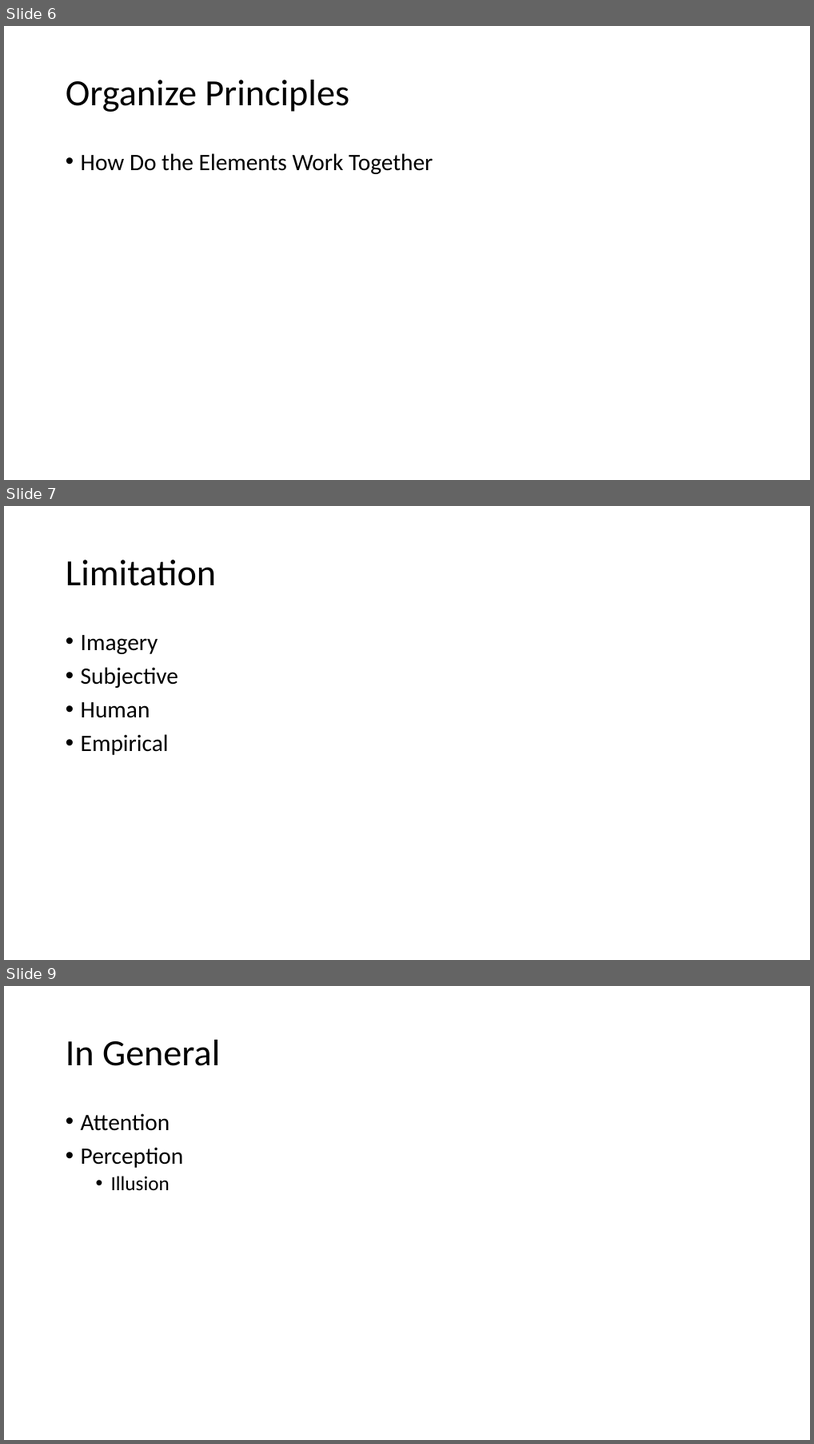
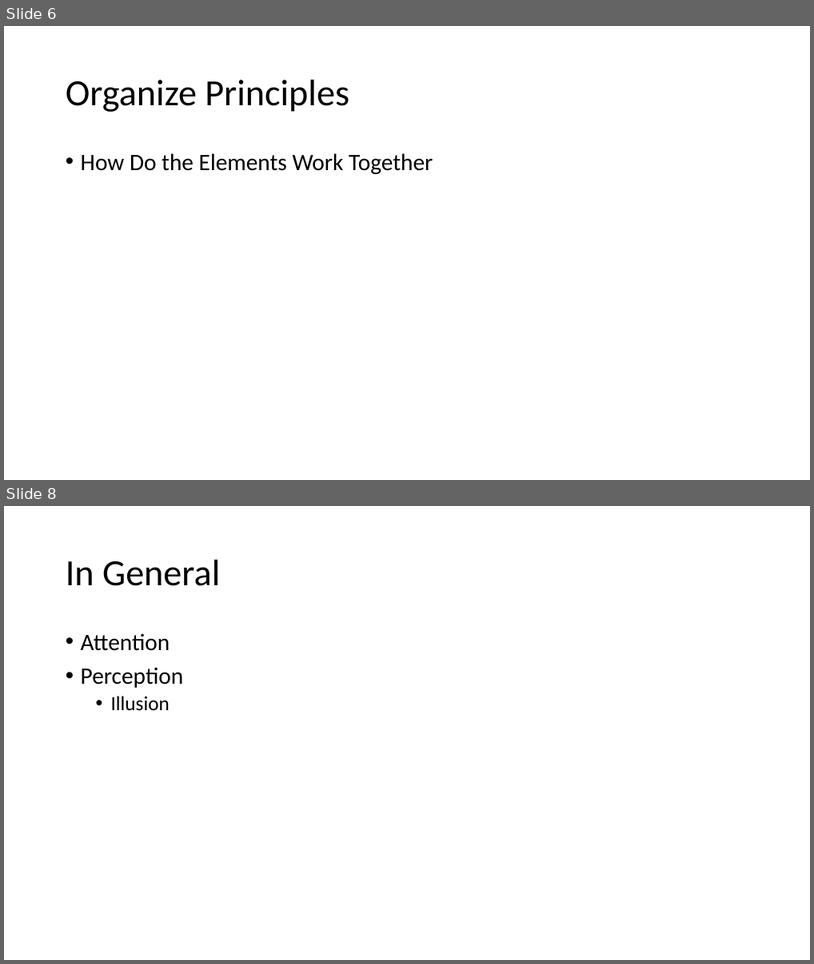
Before and after one commit to PatriciaXiao/Conclusion, a slide deck: Conclusion.pptx. Shown one above the other, each under a label of ours: slides 6, 7 and 9 before the commit, slides 6 and 8 after it; the slides between them are not shown. The pictures are 814x1444 and 814x964 pixels, drawn with LibreOffice and Linux fonts; fonts in the diff are those of the drawing. Boxes give left, top, right and bottom in pixels: in the first picture for what was removed or moved away, otherwise in the second. Text is boxed around its words. In the diff, an @@ line names an element or a change of style, - is before the commit and + after.

```diff
--- a/Conclusion.pptx
+++ b/Conclusion.pptx
@@ slide 7 removed at [4,506,810,960], background #FFFFFF @@
@@ title removed at [66,560,216,586] @@
-Limitation
@@ text removed at [81,635,178,755] @@
-• Imagery
-• Subjective
-• Human
-• Empirical
@@ what was slide 9 is now slide 8 @@
```
Also in this commit, not shown: 3 slides changed, 1 other file.
